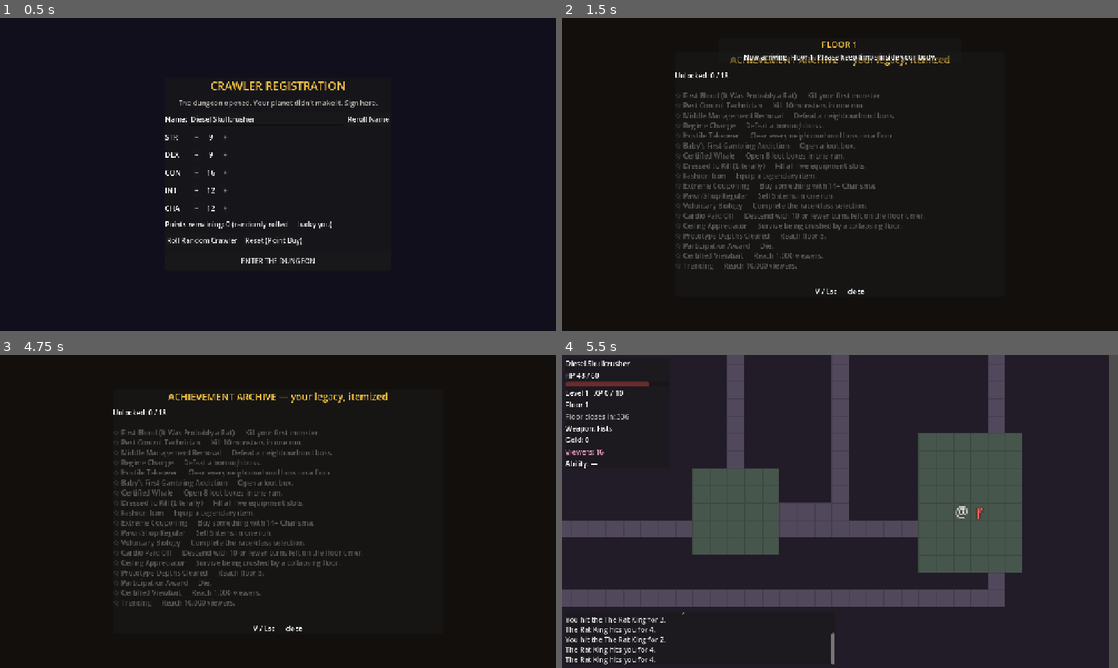
Above: before the commit, frames 1-4 (two rows, left to right).
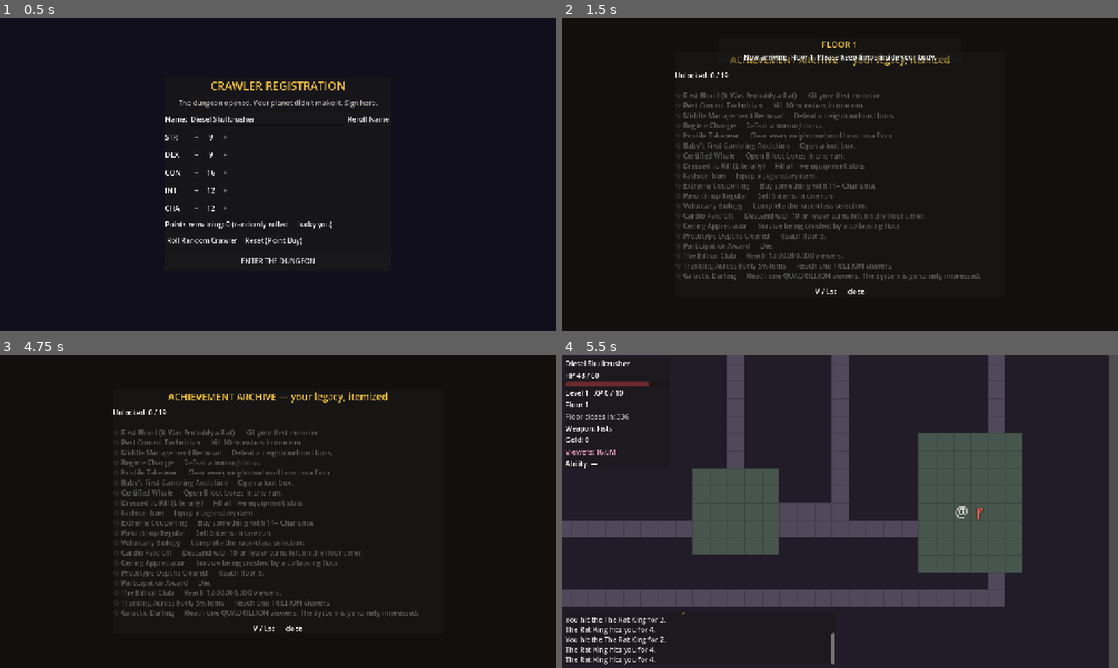
Above: after the commit, the same moments.

Repository: SamuelArchibald3/DungeonCrawler
Game: Godot game, scene res://scenes/main/main.tscn
The game is run twice, just before and just after one commit, with the same random seed, the same clock (stepped at 60 frames per second) and the same inputs.
Inputs (mouse positions are in pixels of both pictures, inside the frame that each line leads up to):
- Up to frame 1 (0.5 s): no input
- Up to frame 2 (1.5 s): click "ENTER THE DUNGEON" at 0.5 s; tap Enter at 1.25 s; move the mouse to (962, 158) at 1.27 s; hold D (move_right) from 1.28 s (still down); hold V (achievements) from 1.28 s (still down); click (962, 158) at 1.42 s
- Up to frame 3 (4.75 s): tap Space (wait) at 2, 3.5 s; move the mouse to (166, 527) at 2.02 s; release D (move_right) at 2.03 s; release V (achievements) at 2.03 s; hold S (move_down) 2.03-2.78 s; tap Q (ability) at 2.1 s; tap V (achievements) at 2.3, 3.8, 4.55 s; tap Enter at 2.75, 4.25 s; move the mouse to (333, 442) at 2.77 s; hold D (move_right) 2.78-3.53 s; hold V (achievements) 2.78-3.53 s; move the mouse to (250, 574) at 3.52 s; hold W (move_up) 3.53-4.28 s; tap E (interact) at 3.6 s; click (250, 574) at 3.67 s; move the mouse to (444, 558) at 4.27 s; hold A (move_left) from 4.28 s (still down); hold Space (wait) from 4.28 s (still down)
- Up to frame 4 (5.5 s): keep holding A (move_left); tap I (inventory) at 4.9 s; move the mouse to (673, 464) at 5.02 s; release Space (wait) at 5.03 s; tap Enter at 5.1 s; tap V (achievements) at 5.3 s

Frame 1 is identical in both runs. In frame 2, 0.9% of the frame differs, in the area x 20-76%, y 17-84%; in frame 3, 0.9%; in frame 4, less than 0.1%.

Commit message:
Scale viewership to its true galactic audience
The show is broadcast to aliens: runs now start with millions of viewers
and all gains are in the millions, scaled by CHA and floor depth, plus a
2% word-of-mouth snowball on every event so big audiences compound.
Milestones now run from 100M up to 1 quadrillion, counts display with
K/M/B/T/Q suffixes, and the viewer achievements are The Billion Club,
Trending Across Forty Systems (1T), and Galactic Darling (1Q).

Co-Authored-By: Claude Fable 5 <noreply@anthropic.com>

Diff:
--- a/autoload/achievements.gd
+++ b/autoload/achievements.gd
@@ -21,8 +21,9 @@
 	&"ceiling_fan": ["Ceiling Appreciator", "Survive being crushed by a collapsing floor."],
 	&"deep_dive": ["Prototype Depths Cleared", "Reach floor 5."],
 	&"participation": ["Participation Award", "Die."],
-	&"viewbait": ["Certified Viewbait", "Reach 1,000 viewers."],
-	&"trending": ["Trending", "Reach 10,000 viewers."],
+	&"billion_club": ["The Billion Club", "Reach 1,000,000,000 viewers."],
+	&"trillion_club": ["Trending Across Forty Systems", "Reach one TRILLION viewers."],
+	&"quadrillion_club": ["Galactic Darling", "Reach one QUADRILLION viewers. The System is genuinely impressed."],
 }
 
 var unlocked := {}  # id -> true, persistent
--- a/autoload/fame.gd
+++ b/autoload/fame.gd
@@ -1,12 +1,22 @@
 extends Node
-## Viewership. The dungeon is a show; you are content. Kills, bosses, and
-## descents grow your audience (CHA multiplies gains — this replaces CHA's
-## old loot-rarity bias). Milestone audiences mail you fan boxes.
+## Viewership. The dungeon is broadcast to an alien audience of billions —
+## you are content. Kills, bosses, and descents grow your numbers (CHA
+## multiplies gains; deeper floors draw bigger audiences; big audiences
+## snowball by word of mouth). Milestone audiences mail you fan boxes.
 
-const MILESTONES := [100, 500, 1000, 5000, 10000, 50000]
-const MILESTONE_TIERS := [0, 1, 2, 2, 3, 3]
+const VIEWER_UNIT := 1_000_000  # gains are expressed in millions
+const WORD_OF_MOUTH := 0.02     # every event also adds 2% of current audience
 
-var viewers := 0
+const MILESTONES := [
+	100_000_000, 500_000_000,                    # getting noticed
+	1_000_000_000, 5_000_000_000, 10_000_000_000, 50_000_000_000,
+	100_000_000_000, 500_000_000_000,            # planetary prime time
+	1_000_000_000_000, 10_000_000_000_000, 100_000_000_000_000,
+	1_000_000_000_000_000,                       # the galaxy tunes in
+]
+const MILESTONE_TIERS := [0, 1, 1, 2, 2, 3, 3, 3, 3, 3, 3, 3]
+
+var viewers: int = 0
 var next_milestone := 0
 
 
@@ -23,7 +33,7 @@
 
 
 func _on_run_started() -> void:
-	viewers = 3 + randi() % 15  # your mom is watching. maybe.
+	viewers = (3 + randi() % 15) * VIEWER_UNIT  # a few million bored aliens
 	next_milestone = 0
 	Events.viewers_changed.emit(viewers)
 
@@ -35,15 +45,20 @@
 	return 1.0 + maxi(GameState.character.get_stat(&"CHA") - 8, 0) * 0.05
 
 
+## base is in millions; deeper floors draw bigger audiences, and a large
+## audience recruits more audience.
 func gain(base: int) -> int:
-	var amount := int(round(base * multiplier()))
+	var amount := int(round(base * VIEWER_UNIT * multiplier() * maxi(GameState.floor_number, 1)))
+	amount += int(viewers * WORD_OF_MOUTH)
 	viewers += amount
 	Events.viewers_changed.emit(viewers)
 	_check_milestones()
-	if viewers >= 1000:
-		Achievements.unlock(&"viewbait")
-	if viewers >= 10000:
-		Achievements.unlock(&"trending")
+	if viewers >= 1_000_000_000:
+		Achievements.unlock(&"billion_club")
+	if viewers >= 1_000_000_000_000:
+		Achievements.unlock(&"trillion_club")
+	if viewers >= 1_000_000_000_000_000:
+		Achievements.unlock(&"quadrillion_club")
 	return amount
 
 
@@ -51,11 +66,25 @@
 	gain(150 if is_boss else 3 + randi() % 4)
 
 
+static func format_viewers(n: int) -> String:
+	if n >= 1_000_000_000_000_000:
+		return "%.1fQ" % (n / 1_000_000_000_000_000.0)
+	elif n >= 1_000_000_000_000:
+		return "%.1fT" % (n / 1_000_000_000_000.0)
+	elif n >= 1_000_000_000:
+		return "%.1fB" % (n / 1_000_000_000.0)
+	elif n >= 1_000_000:
+		return "%.1fM" % (n / 1_000_000.0)
+	elif n >= 1_000:
+		return "%.1fK" % (n / 1_000.0)
+	return str(n)
+
+
 func _check_milestones() -> void:
 	while next_milestone < MILESTONES.size() and viewers >= MILESTONES[next_milestone]:
 		var tier: int = MILESTONE_TIERS[next_milestone]
 		Events.announce.emit("VIEWER MILESTONE",
-			"%d viewers! A fan box has been delivered. Try to look grateful." % MILESTONES[next_milestone])
+			"%s viewers! A fan box has been delivered. Try to look grateful." % format_viewers(MILESTONES[next_milestone]))
 		_deliver_fan_box(tier)
 		next_milestone += 1
 
--- a/scenes/main/game_over_screen.gd
+++ b/scenes/main/game_over_screen.gd
@@ -52,8 +52,8 @@
 func open() -> void:
 	var c: CharacterData = GameState.character
 	_eulogy.text = Flavor.eulogy()
-	var lines := "%s — Level %d\nFloor reached: %d    Kills: %d    Boxes opened: %d    Gold hoarded: %d\nFinal viewership: %d" % [
-		c.char_name, c.level, GameState.floor_number, GameState.kills, GameState.boxes_opened, c.gold, Fame.viewers]
+	var lines := "%s — Level %d\nFloor reached: %d    Kills: %d    Boxes opened: %d    Gold hoarded: %d\nFinal viewership: %s" % [
+		c.char_name, c.level, GameState.floor_number, GameState.kills, GameState.boxes_opened, c.gold, Fame.format_viewers(Fame.viewers)]
 	if GameState.best_item_name != "":
 		lines += "\nBest loot: %s (%s)" % [GameState.best_item_name, ItemData.RARITY_NAMES[GameState.best_item_rarity]]
 	if Achievements.run_unlocks > 0:
--- a/scenes/ui/hud.gd
+++ b/scenes/ui/hud.gd
@@ -94,7 +94,7 @@
 			_timer_label.add_theme_color_override("font_color", Color(0.7, 0.7, 0.7))
 	_weapon_label.text = "Weapon: %s" % (c.equipment[&"weapon"].display_name() if c.equipment[&"weapon"] != null else "Fists")
 	_gold_label.text = "Gold: %d" % c.gold
-	_viewers_label.text = "Viewers: %d" % Fame.viewers
+	_viewers_label.text = "Viewers: %s" % Fame.format_viewers(Fame.viewers)
 
 	var quest_line := Quests.status_line()
 	_quest_label.text = quest_line
--- a/tests/systest.gd
+++ b/tests/systest.gd
@@ -317,8 +317,8 @@
 	main.achievements_screen.close()
 	check(not main.achievements_screen.visible, "achievements screen closes")
 
-	# --- Fame: viewers, CHA multiplier, milestone fan boxes ---
-	check(Fame.viewers > 0, "run starts with a (pitiful) audience")
+	# --- Fame: alien-scale viewers, CHA multiplier, milestone fan boxes ---
+	check(Fame.viewers >= 3_000_000, "run starts with millions of bored aliens")
 	var viewers_before: int = Fame.viewers
 	Events.enemy_killed.emit(&"rat", false)
 	check(Fame.viewers > viewers_before, "kills attract viewers")
@@ -328,14 +328,20 @@
 	c.base_stats[&"CHA"] = 18
 	check(Fame.multiplier() > mult_low, "CHA multiplies viewer gains")
 	c.base_stats[&"CHA"] = cha_saved
-	Fame.viewers = 99
+	Fame.viewers = 99_000_000
 	Fame.next_milestone = 0
 	var inv_before_fan: int = c.inventory.size()
 	var gold_before_fan: int = c.gold
 	Fame.gain(10)
-	check(Fame.next_milestone >= 1, "viewer milestone crossed at 100")
+	check(Fame.next_milestone >= 1, "viewer milestone crossed at 100M")
 	check(c.inventory.size() > inv_before_fan, "fan box delivers items")
 	check(c.gold > gold_before_fan, "fans send gold")
+	check(Fame.format_viewers(1_500_000_000) == "1.5B", "viewer counts format as 1.5B")
+	check(Fame.format_viewers(2_000_000_000_000_000) == "2.0Q", "quadrillions format as 2.0Q")
+	Fame.viewers = 999_999_999
+	Fame.next_milestone = 2  # only the 1B+ milestones remain
+	Fame.gain(10)
+	check(Achievements.is_unlocked(&"billion_club"), "a billion viewers unlocks The Billion Club")
 
 	# --- Announcer: events become notification boxes ---
 	Events.announce.emit("TEST BOX", "Just testing. The System loves tests.")
